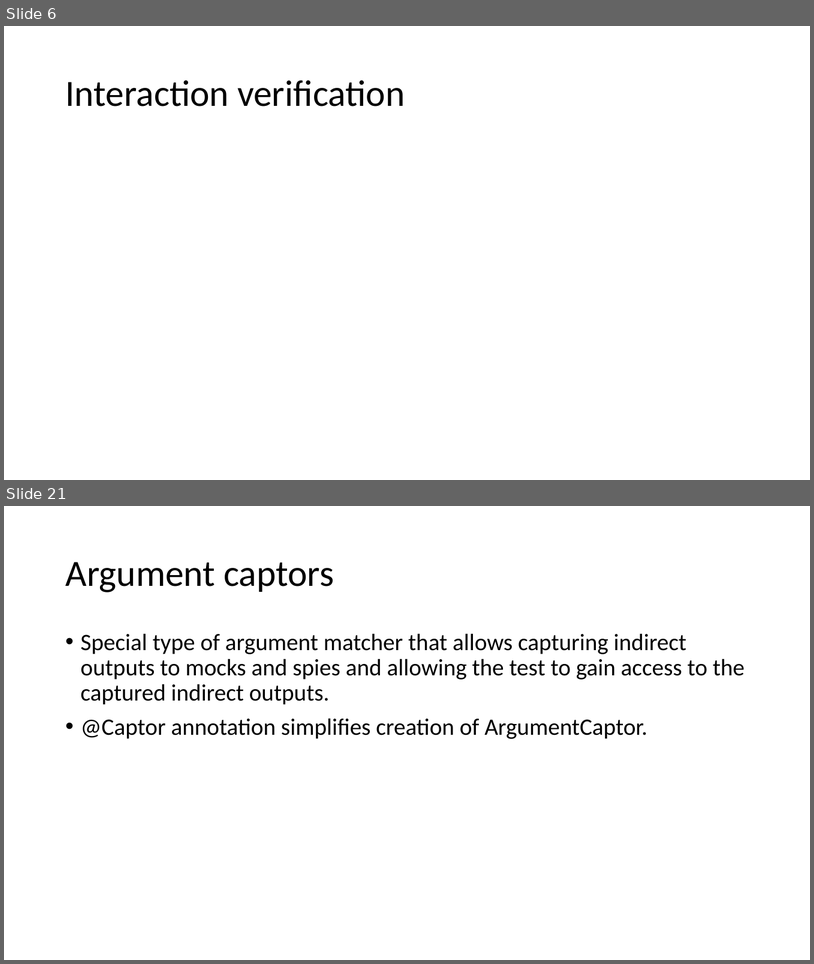
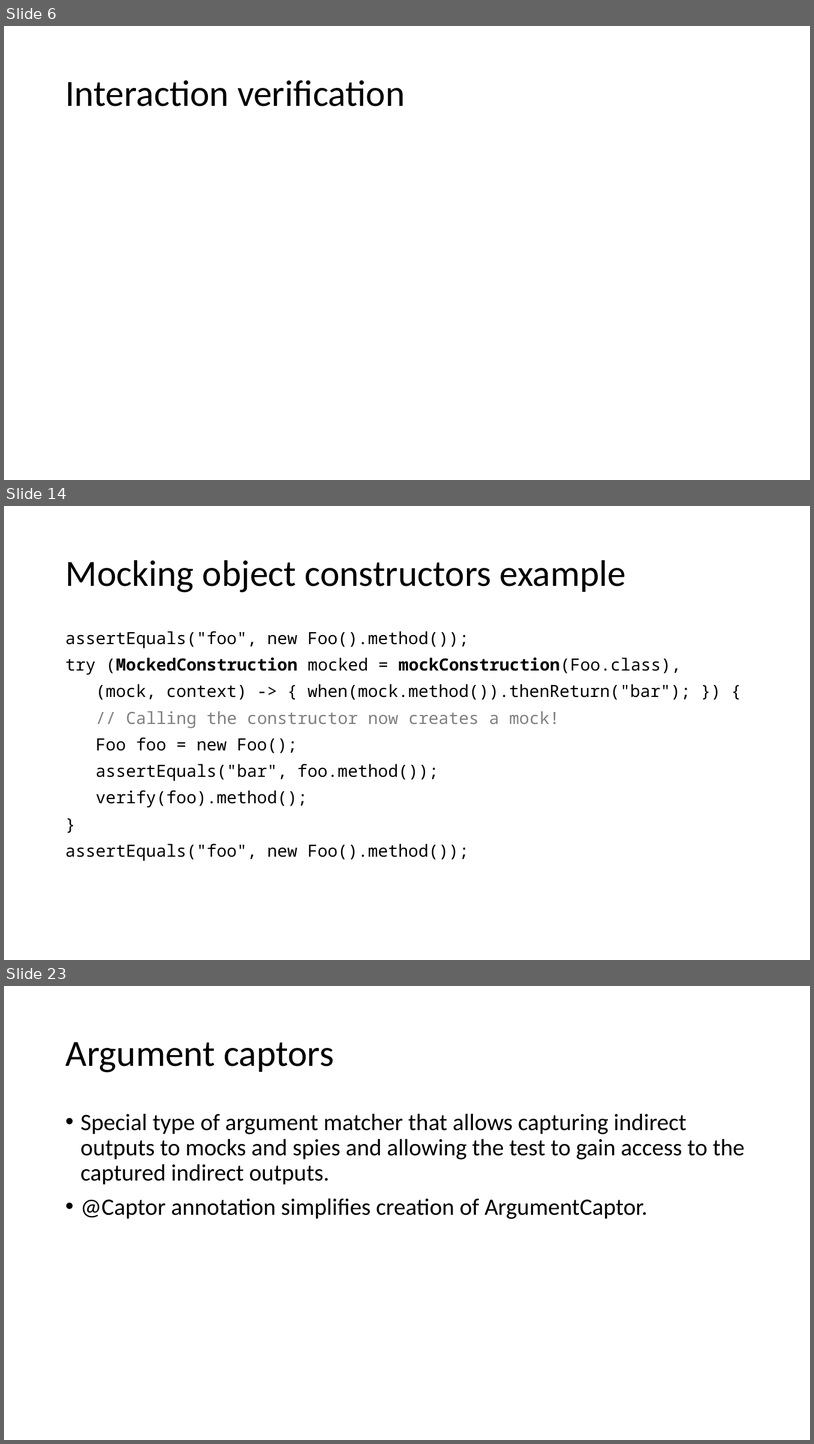
Before and after one commit to cebartling/test-driven, a slide deck: presentations/Introduction to Mockito.pptx. Shown one above the other, each under a label of ours: slides 6 and 21 before the commit, slides 6, 14 and 23 after it; the slides between them are not shown. The pictures are 814x964 and 814x1444 pixels, drawn with LibreOffice and Linux fonts; fonts in the diff are those of the drawing. Boxes give left, top, right and bottom in pixels: in the first picture for what was removed or moved away, otherwise in the second. Text is boxed around its words. In the diff, an @@ line names an element or a change of style, - is before the commit and + after.

```diff
--- a/presentations/Introduction to Mockito.pptx
+++ b/presentations/Introduction to Mockito.pptx
@@ slide 14 added at bbox=[4, 506, 810, 960], background #FFFFFF @@
@@ title added at bbox=[65, 560, 627, 592], 44 pt, text #000000 @@
+Mocking object constructors example
@@ text added at bbox=[65, 631, 691, 861], 20 pt, text #000000 @@
+assertEquals("foo", new Foo().method());
+try (MockedConstruction mocked = mockConstruction(Foo.class),
+(mock, context) -> { when(mock.method()).thenReturn("bar"); }) {
+// Calling the constructor now creates a mock!
+Foo foo = new Foo();
+assertEquals("bar", foo.method());
+verify(foo).method();
+}
+assertEquals("foo", new Foo().method());
@@ what was slide 21 is now slide 23 @@
```
Also in this commit, not shown: 3 slides changed, 5 other slides added, 4 slides removed.
